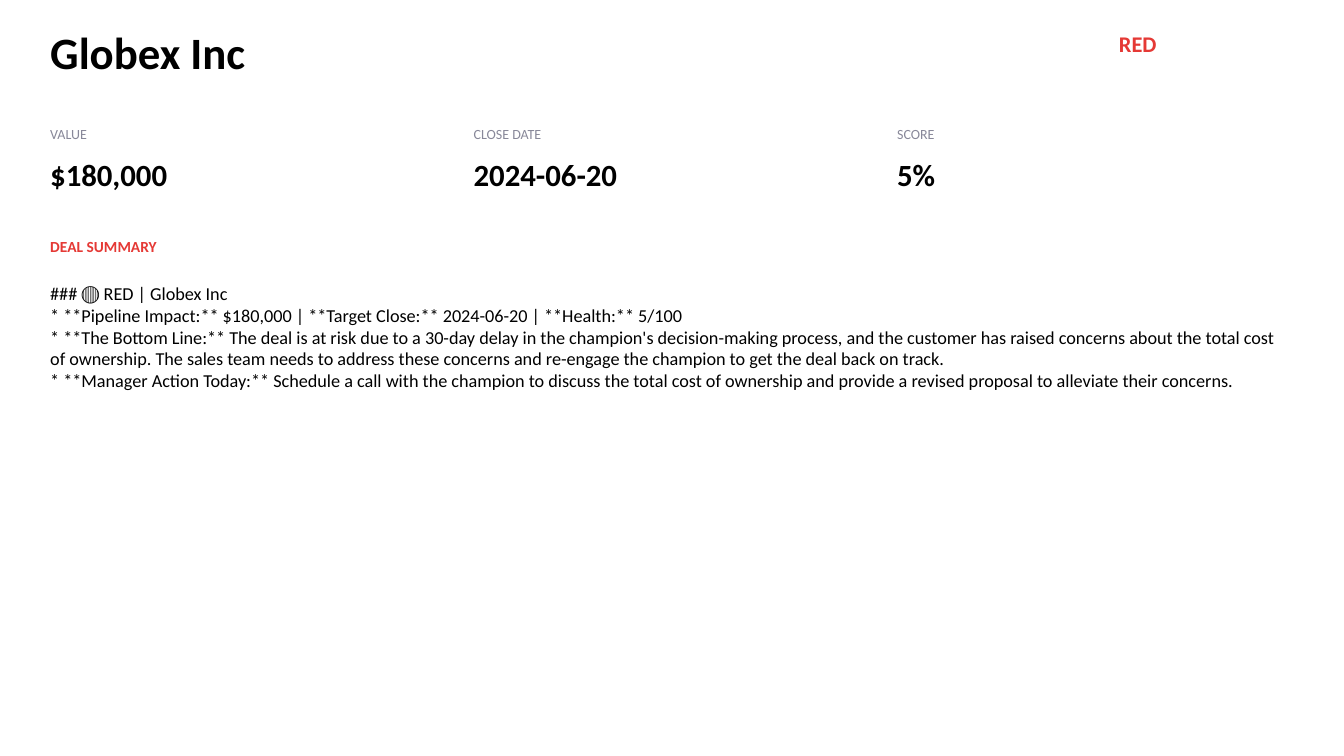
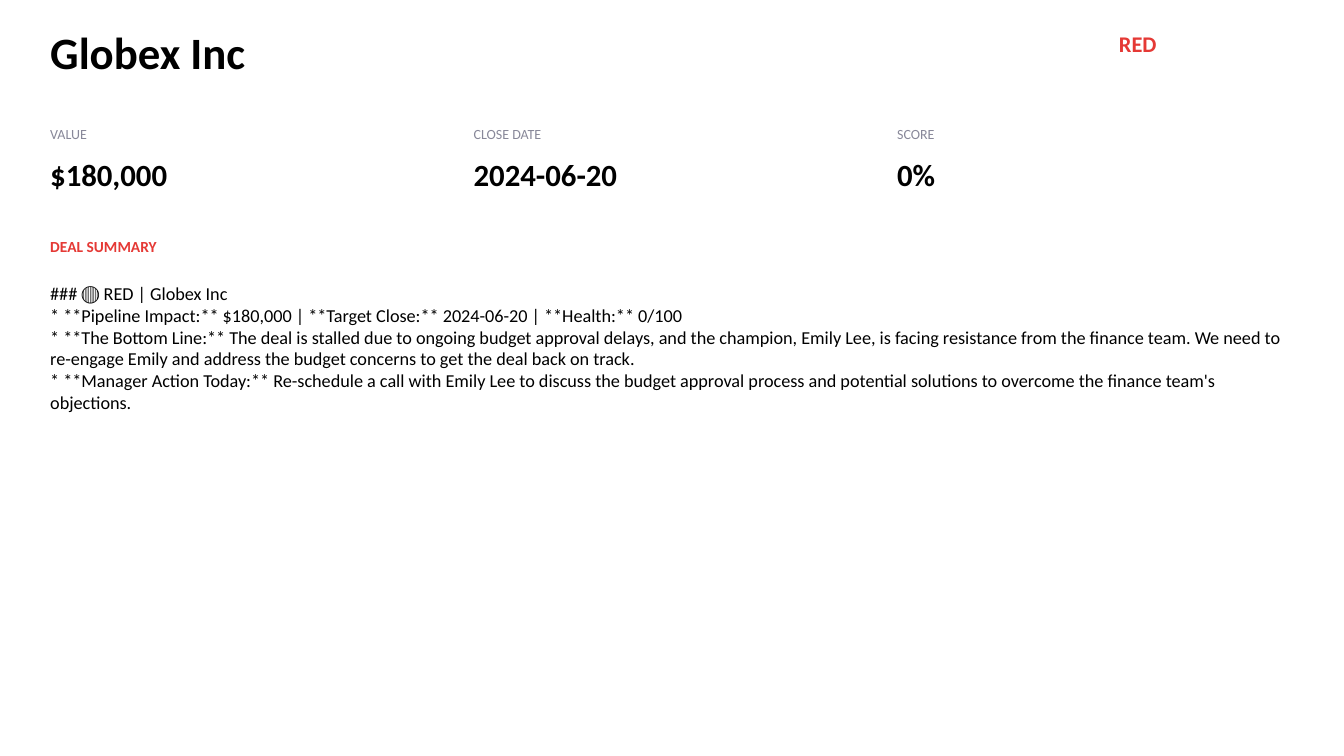
Before and after one commit to vineeta07/Piratesofcoralbean, a slide deck: slide 6 of backend/outputs/pipeline_deck.pptx (slide 4 before the commit). Drawn at 1344x756 pixels with LibreOffice and Linux fonts; fonts in the diff are those of the drawing. Boxes give left, top, right and bottom in pixels: in the first picture for what was removed or moved away, otherwise in the second. Text is boxed around its words. In the diff, an @@ line names an element or a change of style, - is before the commit and + after.

```diff
--- a/backend/outputs/pipeline_deck.pptx
+++ b/backend/outputs/pipeline_deck.pptx
@@ text at (897, 164, 935, 187): text changed @@
-5%
+0%
@@ text at (50, 287, 1281, 412): text changed @@
-### 🔴 RED | Globex Inc
-* **Pipeline Impact:** $180,000 | **Target Close:** 2024-06-20 | **Health:** 5/100
-* **The Bottom Line:** The deal is at risk due to a 30-day delay in the champion's decision-making process, and the customer has raised concerns about the total cost of ownership. The sales team needs to address these concerns and re-engage the champion to get the deal back on track.
-* **Manager Action Today:** Schedule a call with the champion to discuss the total cost of ownership and provide a revised proposal to alleviate their concerns.
+### 🔴 RED | Globex Inc
+* **Pipeline Impact:** $180,000 | **Target Close:** 2024-06-20 | **Health:** 0/100
+* **The Bottom Line:** The deal is stalled due to ongoing budget approval delays, and the champion, Emily Lee, is facing resistance from the finance team. We need to re-engage Emily and address the budget concerns to get the deal back on track.
+* **Manager Action Today:** Re-schedule a call with Emily Lee to discuss the budget approval process and potential solutions to overcome the finance team's objections.
```
Also in this commit, not shown: 10 other slides changed, 4 other files.
